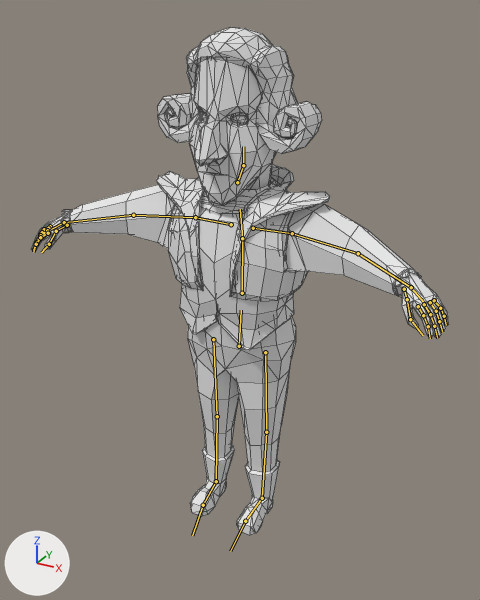
The FBX model Assets/Models/pasquale.fbx as it was, and as the next commit left it.
The view is the same before and after, from a camera (50 mm lens) standing at (4.38, -7.71, 7.68) and looking at (0.12, 0.03, 3.81). The axes (+X, +Y, +Z) are drawn at lower left. The lights are the same throughout. The bones that bend it are drawn over the model as lines. Mesh edges are drawn as thin lines.

Names of what the first picture shows: 'LOW', 'LOW.001'.
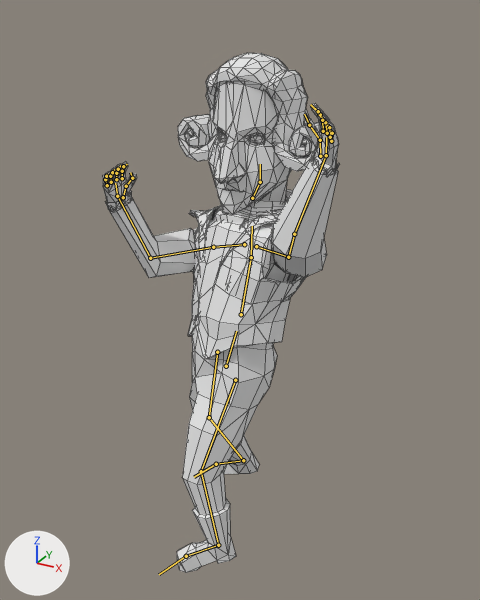
The newer file adds an action. The first version stands in its rest pose; the second is drawn at frame 7 of the action 'root|h_Throw'.

Where the change shows, as pixel boxes (x1, y1, x2, y2) in the pictures (480 x 600 px):
'LOW', posed (43% narrower): before (32, 27, 449, 535); after (103, 53, 340, 573)
'LOW.001', posed: before (156, 165, 330, 350); after (188, 190, 306, 359)
bone 'root.x', root to tip: before (239, 346) to (241, 310); after (226, 366) to (236, 331)
bone 'thigh_stretch.l', root to tip: before (265, 352) to (266, 432); after (235, 380) to (201, 471)
bone 'leg_stretch.l', root to tip: before (266, 432) to (262, 498); after (201, 471) to (218, 545)
bone 'foot.l', root to tip: before (262, 498) to (245, 521); after (218, 545) to (186, 556)
bone 'thigh_stretch.r', root to tip: before (213, 339) to (217, 416); after (217, 352) to (209, 417)
bone 'leg_stretch.r', root to tip: before (217, 416) to (216, 481); after (209, 417) to (243, 460)
bone 'foot.r', root to tip: before (216, 481) to (203, 505); after (243, 460) to (216, 464)
bone 'spine_01.x', root to tip: before (242, 293) to (242, 238); after (241, 314) to (251, 257)
bone 'neck.x', root to tip: before (237, 182) to (243, 165); after (252, 198) to (260, 182)
bone 'head.x', root to tip: before (243, 165) to (243, 146); after (260, 182) to (260, 164)
bone 'shoulder.r', root to tip: before (231, 224) to (195, 217); after (244, 244) to (213, 247)
bone 'arm_stretch.r', root to tip: before (195, 217) to (133, 215); after (213, 247) to (150, 258)
bone 'forearm_stretch.r', root to tip: before (133, 215) to (64, 222); after (150, 258) to (117, 196)
bone 'hand.r', root to tip: before (64, 222) to (50, 229); after (117, 196) to (115, 183)
bone 'shoulder.l', root to tip: before (253, 228) to (292, 233); after (256, 246) to (288, 257)
bone 'arm_stretch.l', root to tip: before (292, 233) to (358, 253); after (288, 257) to (294, 234)
bone 'forearm_stretch.l', root to tip: before (358, 253) to (411, 287); after (294, 234) to (326, 155)
bone 'hand.l', root to tip: before (411, 287) to (424, 302); after (326, 155) to (326, 137)

The change in detail:
Bone 'root.x' (bone_root_x) moves from (0.0, 0.0, 0.0) to (-5.0, -24.0, 28.0).
Bone 'root.x' (bone_root_x) turns from (0, 0, 0) to (-8, -43, -5) degrees about its own x, y and z.
Bone 'thigh_stretch.l' (bone_thigh_stretch_l) turns from (0, 0, 0) to (3, -12, 20) degrees about its own x, y and z.
Bone 'leg_stretch.l' (bone_leg_stretch_l) turns from (0, 0, 0) to (-32, 11, -29) degrees about its own x, y and z.
Bone 'foot.l' (bone_foot_l) turns from (0, 0, 0) to (11, -9, 1) degrees about its own x, y and z.
Bone 'thigh_stretch.r' (bone_thigh_stretch_r) turns from (0, 0, 0) to (-15, 13, -9) degrees about its own x, y and z.
Bone 'leg_stretch.r' (bone_leg_stretch_r) turns from (0, 0, 0) to (-26, 13, 20) degrees about its own x, y and z.
Bone 'foot.r' (bone_foot_r) turns from (0, 0, 0) to (28, 14, 6) degrees about its own x, y and z.
Bone 'spine_01.x' (bone_spine_01_x) turns from (0, 0, 0) to (-5, 7, 14) degrees about its own x, y and z.
Bone 'neck.x' (bone_neck_x) turns from (0, 0, 0) to (20, 14, 11) degrees about its own x, y and z.
Bone 'head.x' (bone_head_x) turns from (0, 0, 0) to (1, 16, -5) degrees about its own x, y and z.
Bone 'shoulder.r' (bone_shoulder_r) moves from (0.0, 0.0, 0.0) to (-1.0, 7.0, 2.0).
Bone 'shoulder.r' (bone_shoulder_r) turns from (0, 0, 0) to (11, -24, -30) degrees about its own x, y and z.
Bone 'arm_stretch.r' (bone_arm_stretch_r) turns from (0, 0, 0) to (-62, 72, -114) degrees about its own x, y and z.
Bone 'forearm_stretch.r' (bone_forearm_stretch_r) turns from (0, 0, 0) to (0, 2, -43) degrees about its own x, y and z.
Bone 'hand.r' (bone_hand_r) turns from (0, 0, 0) to (-10, 4, 8) degrees about its own x, y and z.
Bone 'shoulder.l' (bone_shoulder_l) moves from (0.0, 0.0, 0.0) to (1.0, -7.0, 2.0).
Bone 'shoulder.l' (bone_shoulder_l) turns from (0, 0, 0) to (11, 25, -15) degrees about its own x, y and z.
Bone 'arm_stretch.l' (bone_arm_stretch_l) turns from (0, 0, 0) to (62, -144, -12) degrees about its own x, y and z.
Bone 'forearm_stretch.l' (bone_forearm_stretch_l) turns from (0, 0, 0) to (5, 9, 25) degrees about its own x, y and z.
Bone 'hand.l' (bone_hand_l) turns from (0, 0, 0) to (5, 22, 19) degrees about its own x, y and z.
